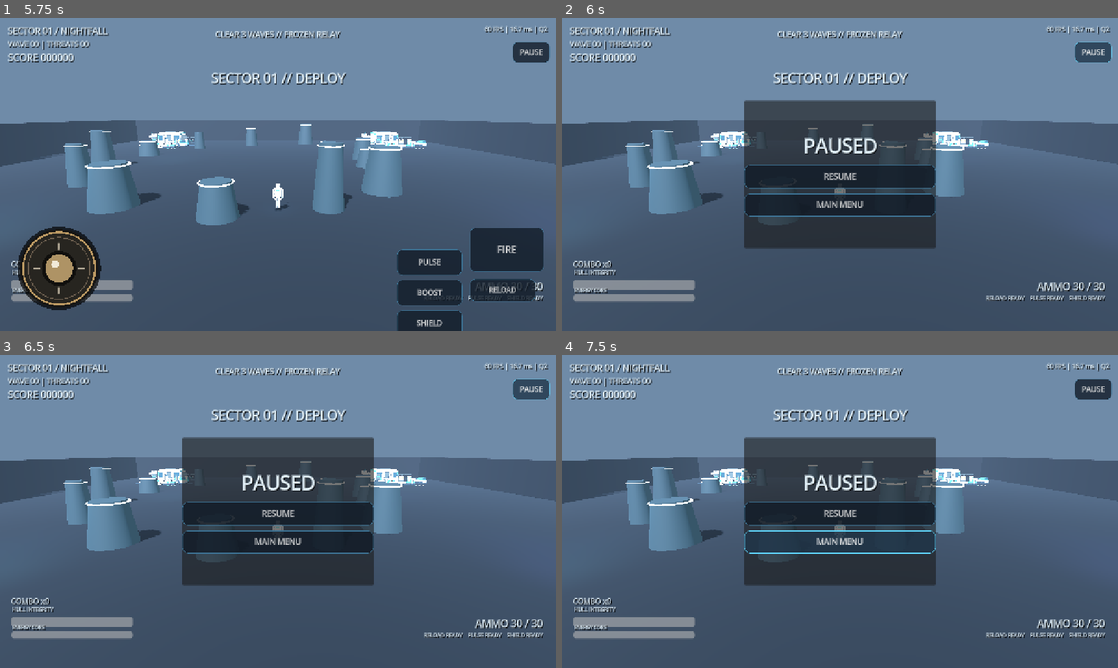
Above: before the commit, frames 1-4 (two rows, left to right).
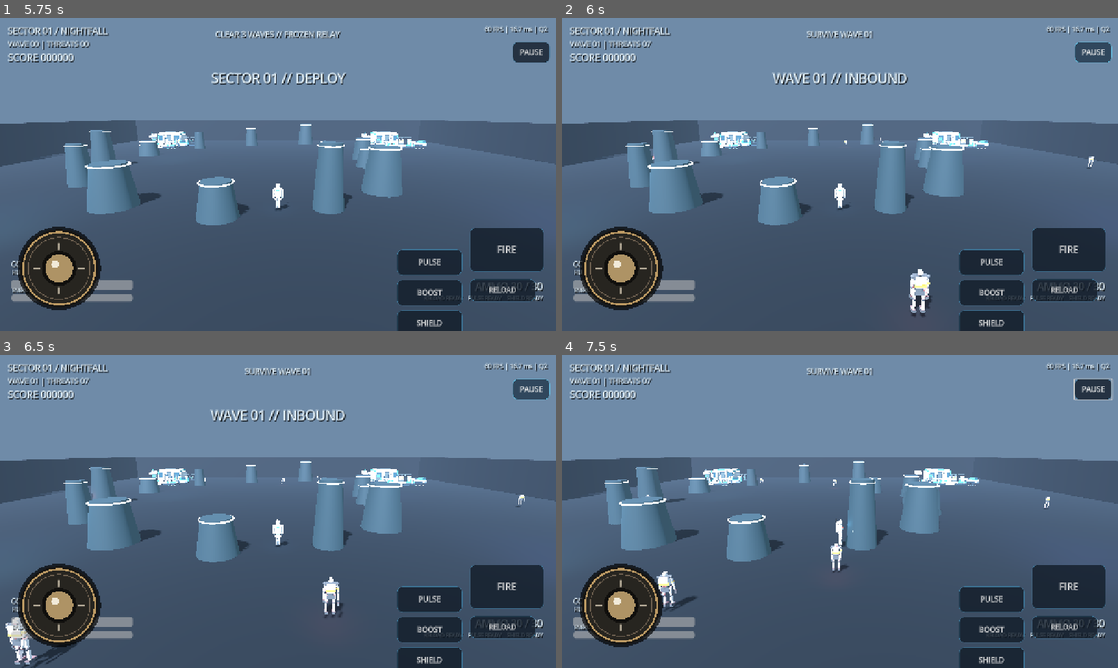
Above: after the commit, the same moments.

Repository: TomasThrawat/Hyouka-AAA-Style-3D-Godot-Android
Game: Godot game, scene res://Main.tscn
The game is run twice, just before and just after one commit, with the same random seed, the same clock (stepped at 60 frames per second) and the same inputs.
Inputs (mouse positions are in pixels of both pictures, inside the frame that each line leads up to):
- Up to frame 1 (5.75 s): click "NEON DISTRICT" at 0.5 s; click "[ SELECTED ] NEON DISTRICT" at 1.25 s; click "DUST BASIN" at 2 s; click "[ SELECTED ] DUST BASIN" at 2.75 s; click "FROZEN RELAY" at 3.5 s; click "[ SELECTED ] FROZEN RELAY" at 4.25 s; click "DEPLOY" at 5 s
- Up to frame 2 (6 s): click "PAUSE" at 5.75 s
- Up to frame 3 (6.5 s): no input
- Up to frame 4 (7.5 s): move the mouse to (962, 495) at 6.52 s; hold Right (ui_right) 6.53-7.25 s; click (962, 495) at 6.67 s; drag from (728, 527) to (812, 574) at 7.27 s

Frame 1 is identical in both runs. In frame 2, 26% of the frame differs, in the area x 3-98%, y 4-100%; in frame 3, 27%; in frame 4, 30%, in the area x 0-100%, y 4-100%.

Commit message:
fix: keep gameplay input active while paused

Diff:
--- a/frontier_zero.gd
+++ b/frontier_zero.gd
@@ -83,6 +83,7 @@
 var reload_button: Button
 
 func _ready() -> void:
+	process_mode = Node.PROCESS_MODE_ALWAYS
 	seed(Time.get_ticks_msec())
 	Engine.max_fps = 60
 	save_system = SAVE_SCENE.new()
--- a/pause_input_patch.gd
+++ b/pause_input_patch.gd
@@ -10,18 +10,11 @@
 	if scene == null:
 		return
 	var pause := scene.find_child("PauseButton", true, false) as Button
-	var touch_root := scene.find_child("TouchRoot", true, false) as Control
 	var pause_panel := scene.find_child("PauseMenu", true, false) as Control
 	var resume := scene.find_child("ResumeButton", true, false) as Button
 	var home := scene.find_child("MainMenuButton", true, false) as Button
-	if pause == null or touch_root == null:
+	if pause == null:
 		return
-	if pause.get_parent() != touch_root:
-		pause.reparent(touch_root, true)
-	var size: Vector2 = scene.get_viewport().get_visible_rect().size
-	pause.position = Vector2(max(24.0, size.x - 100.0), 55.0)
-	pause.z_index = 1000
-	pause.mouse_filter = Control.MOUSE_FILTER_STOP
 	pause.process_mode = Node.PROCESS_MODE_ALWAYS
 	if pause_panel != null:
 		pause_panel.process_mode = Node.PROCESS_MODE_ALWAYS
@@ -31,40 +24,6 @@
 		home.process_mode = Node.PROCESS_MODE_ALWAYS
 	set_process(false)
 
-func _input(event: InputEvent) -> void:
-	var scene := get_tree().current_scene
-	if scene == null or not scene.has_method("get_runtime_state"):
-		return
-
-	var point := Vector2.ZERO
-	var pressed := false
-	if event is InputEventMouseButton:
-		var mouse := event as InputEventMouseButton
-		point = mouse.position
-		pressed = mouse.pressed and mouse.button_index == MOUSE_BUTTON_LEFT
-	elif event is InputEventScreenTouch:
-		var touch := event as InputEventScreenTouch
-		point = touch.position
-		pressed = touch.pressed
-
-	if not pressed:
-		return
-
-	if scene.get_tree().paused:
-		var resume := scene.find_child("ResumeButton", true, false) as Button
-		var home := scene.find_child("MainMenuButton", true, false) as Button
-		if home != null and home.visible and home.get_global_rect().has_point(point):
-			home.emit_signal("pressed")
-			get_viewport().set_input_as_handled()
-			return
-		if resume != null and resume.visible and resume.get_global_rect().has_point(point):
-			resume.emit_signal("pressed")
-			get_viewport().set_input_as_handled()
-			return
-		return
-
-	if bool(scene.running) and not bool(scene.game_over):
-		var pause := scene.find_child("PauseButton", true, false) as Button
-		if pause != null and pause.visible and pause.get_global_rect().has_point(point):
-			pause.emit_signal("pressed")
-			get_viewport().set_input_as_handled()
+func _input(_event: InputEvent) -> void:
+	# Pause/resume are handled by the game's own native _input method.
+	pass
